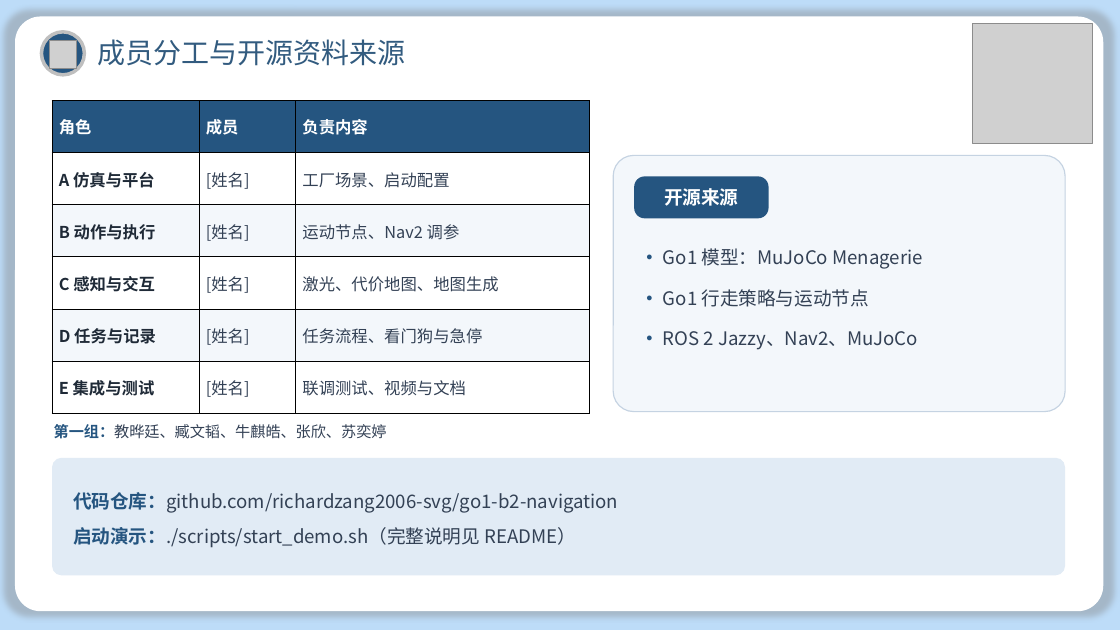
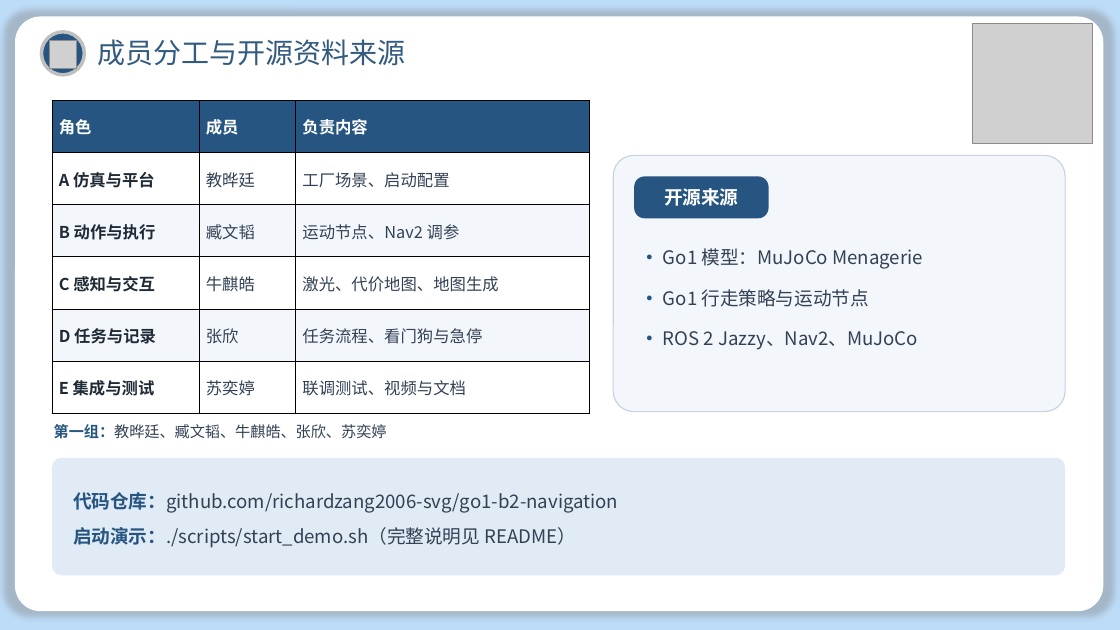
Before and after one commit to Ishjoel/go1-b2-navigation, a slide deck: slide 9 of docs/B2车间通道通行_汇报.pptx. Drawn at 1120x630 pixels with LibreOffice and Linux fonts; fonts in the diff are those of the drawing; grey boxes stand for pictures; background and template pictures are left out. Boxes give left, top, right and bottom in pixels: in the first picture for what was removed or moved away, otherwise in the second. Text is boxed around its words. In the diff, an @@ line names an element or a change of style, - is before the commit and + after.

```diff
--- a/docs/B2车间通道通行_汇报.pptx
+++ b/docs/B2车间通道通行_汇报.pptx
@@ table at (52, 101, 590, 413) @@
-row 2, column 2: [姓名]
+row 2, column 2: 教晔廷
-row 3, column 2: [姓名]
+row 3, column 2: 臧文韬
-row 4, column 2: [姓名]
+row 4, column 2: 牛麒皓
-row 5, column 2: [姓名]
+row 5, column 2: 张欣
-row 6, column 2: [姓名]
+row 6, column 2: 苏奕婷
```
Also in this commit, not shown: 2 other files.
